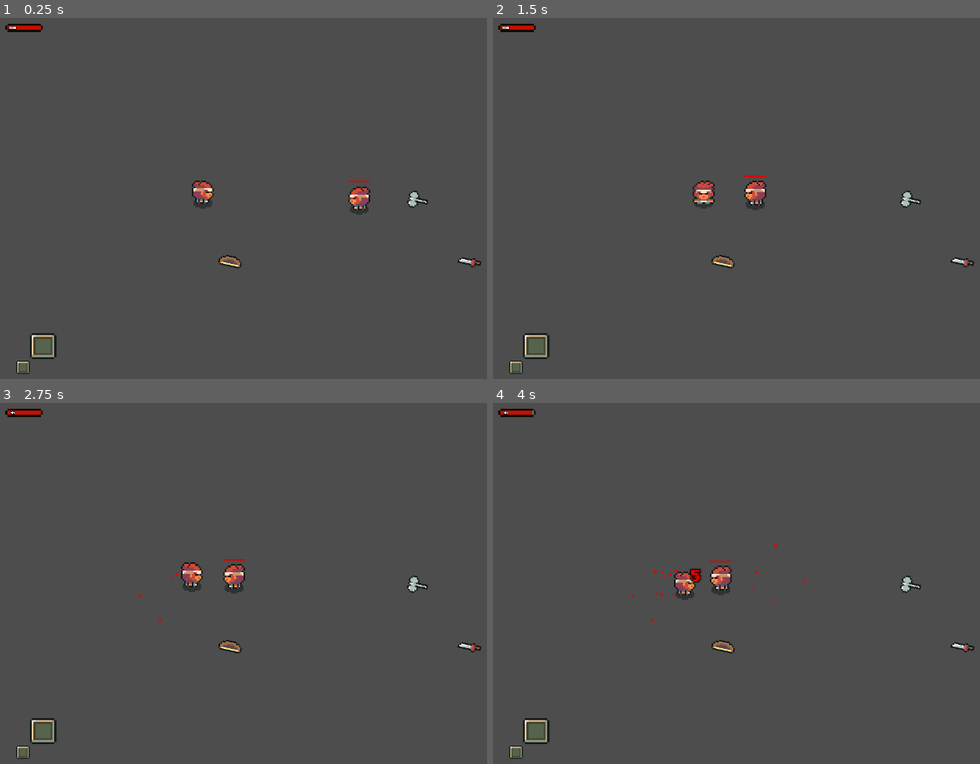
Above: before the commit, frames 1-4 (two rows, left to right).
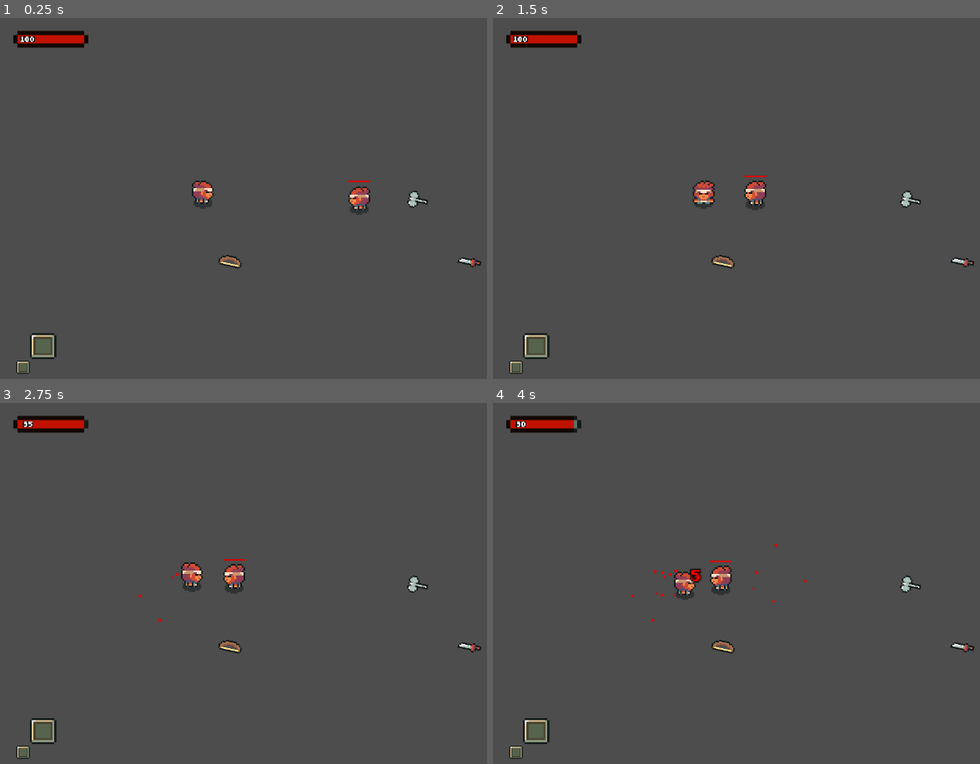
Above: after the commit, the same moments.

Repository: lucaslprimo/TheRPGProject
Game: Godot game, scene res://project/scenes/TestScene.tscn
The game is run twice, just before and just after one commit, with the same random seed, the same clock (stepped at 60 frames per second) and the same inputs.
Inputs (mouse positions are in pixels of both pictures, inside the frame that each line leads up to):
- Up to frame 1 (0.25 s): no input
- Up to frame 2 (1.5 s): move the mouse to (970, 184) at 0.52 s; hold Right (move_right) 0.53-1.28 s; hold F (interact) 0.53-1.28 s; click (970, 184) at 0.67 s; tap R (swap_weapons) at 0.8, 1.35 s; move the mouse to (692, 223) at 1.27 s; hold Down (move_down) from 1.28 s (still down)
- Up to frame 3 (2.75 s): tap F (interact) at 1.55 s; move the mouse to (399, 507) at 2.02 s; release Down (move_down) at 2.03 s; press the mouse at (399, 507) at 2.03 s; hold Right (move_right) from 2.03 s (still down); tap R (swap_weapons) at 2.3 s
- Up to frame 4 (4 s): tap Enter at 2.75 s; move the mouse to (790, 662) at 2.77 s; release Right (move_right) at 2.78 s; release the mouse at (790, 662) at 2.78 s; hold Up (move_up) 2.78-3.53 s; tap F (interact) at 2.85 s; click (790, 662) at 2.92 s; move the mouse to (outside the picture) at 3.52 s; hold Left (move_left) from 3.53 s (still down); hold Right mouse button (move) from 3.53 s (still down); tap R (swap_weapons) at 3.8 s

The runs differ from the first frame. In frame 1, 0.8% of the frame differs, in the area x 1-19%, y 1-9%; in frame 2, 0.8%; in frame 3, 0.8%; in frame 4, 0.8%.

Commit message:
Feat: Weapon Swap Finished

Diff:
--- a/project/scenes/HumanoidBase.tscn
+++ b/project/scenes/HumanoidBase.tscn
@@ -1427,6 +1427,7 @@
 atkcp = NodePath("../AttackingComponent")
 rangedcp = NodePath("../ShootingComponent")
 collectorcp = NodePath("../CollectorComponent")
+item_drop_template = ExtResource("25_ph6ji")
 starting_weapon_primary = ExtResource("26_f8gpl")
 starting_weapon_secondary = ExtResource("26_f8gpl")
 
@@ -1659,7 +1660,6 @@
 
 [node name="EquipmentCtrl" type="Node" parent="." node_paths=PackedStringArray("weapon_skin", "weapon_audio_player", "weapon_hit_player", "weapon_animation")]
 script = ExtResource("24_6cdaj")
-item_drop_template = ExtResource("25_ph6ji")
 weapon_skin = NodePath("../MeleeWeapon/WeaponSkin")
 weapon_audio_player = NodePath("../WeaponSound")
 weapon_hit_player = NodePath("../HitSound")
--- a/project/scenes/UI.tscn
+++ b/project/scenes/UI.tscn
@@ -49,6 +49,7 @@
 texture = ExtResource("3_8wq16")
 
 [node name="PlayerInfo" type="Node2D" parent="."]
+scale = Vector2(2, 2)
 
 [node name="TextureProgressBar" type="TextureProgressBar" parent="PlayerInfo"]
 anchors_preset = 15
--- a/project/scripts/humanoids/equipment_ctrl.gd
+++ b/project/scripts/humanoids/equipment_ctrl.gd
@@ -4,8 +4,6 @@
 const PICKUP_TEXT := "[F] to pickup "
 const MAX_WEAPON_SLOTS := 2
 
-@export var item_drop_template:PackedScene
-@export var inv:InventoryComponent
 @export var weapon_skin:Sprite2D
 @export var ui_pickup:Label
 
@@ -15,19 +13,15 @@
 
 var can_pickup:bool = false
 
-var equiped_weapons:Array = []
+var equiped_weapons:Array[WeaponData] = []
 var selected_weapon_slot = 1
-
-signal equiped_weapon(weapon:WeaponData)
-signal dropped_weapon()
 
 func _ready() -> void:
 	pass
 
-func starting_weapons(primary_weapon:WeaponData, secondary_weapon:WeaponData):
+func set_starting_weapons(primary_weapon:WeaponData, secondary_weapon:WeaponData):
 	equiped_weapons.append(primary_weapon)
 	equiped_weapons.append(secondary_weapon)
-	equip_new_weapon(primary_weapon)
 
 func allow_pickup(_info:String):
 	can_pickup = true
@@ -37,22 +31,6 @@
 	can_pickup = false
 	hide_ui()
 
-func pickup(weapon:WeaponData):
-	if not weapon:
-		return
-
-	drop_equiped_weapon()
-	equip_new_weapon(weapon)
-
-func drop_equiped_weapon():
-	if get_selected_weapon().name != "unarmed":
-		var drop:Item = item_drop_template.instantiate()
-		drop.data = get_selected_weapon()
-		drop.global_position = owner.global_position
-		get_tree().root.add_child(drop)
-		dropped_weapon.emit()
-
-
 func equip_new_weapon(weapon:WeaponData):
 	set_weapon_to_selected_slot(weapon)
 	weapon_animation.speed_scale = weapon.atk_speed
@@ -60,7 +38,6 @@
 	weapon_skin.flip_v = weapon.flip_v
 	weapon_audio_player.stream = weapon.weapon_sound
 	weapon_hit_player.stream = weapon.weapon_hit_sound
-	equiped_weapon.emit(weapon)
 
 func show_ui(item_name: String):
 	if ui_pickup:
@@ -77,7 +54,16 @@
 func set_weapon_to_selected_slot(weapon:WeaponData):
 	equiped_weapons[selected_weapon_slot-1] = weapon
 
+func get_unselected_weapon():
+	if selected_weapon_slot == 1:
+		return equiped_weapons[selected_weapon_slot]
+	else:
+		return equiped_weapons[0]
+
+
 func swap_weapon():
 	selected_weapon_slot+=1
 	if selected_weapon_slot > MAX_WEAPON_SLOTS:
 		selected_weapon_slot = 1
+
+	equip_new_weapon(get_selected_weapon())
--- a/project/scripts/humanoids/main_controller.gd
+++ b/project/scripts/humanoids/main_controller.gd
@@ -1,5 +1,7 @@
 class_name MainController
 extends Node
+
+const UNARMED_NAME := "unarmed"
 
 @export var player_ui:PlayerUI:
 	set(value):
@@ -10,16 +12,15 @@
 @export var atkcp:AttackingComponent
 @export var rangedcp:ShootingComponent
 @export var collectorcp:CollectorComponent
+@export var item_drop_template:PackedScene
 
 @export var starting_weapon_primary:WeaponData
 @export var starting_weapon_secondary:WeaponData
 
 
 func _ready() -> void:
-	equipment_ctrl.equiped_weapon.connect(_on_equiped_weapon)
-	equipment_ctrl.dropped_weapon.connect(_on_dropped_weapon)
-
-	equipment_ctrl.starting_weapons(starting_weapon_primary, starting_weapon_secondary)
+	equipment_ctrl.set_starting_weapons(starting_weapon_primary, starting_weapon_secondary)
+	_equip_weapon(starting_weapon_primary)
 
 	collectorcp.allow_pickup.connect(_on_allow_pickup)
 	collectorcp.deny_pickup.connect(_on_deny_pickup)
@@ -28,8 +29,22 @@
 
 	if player_ui:
 		player_ui.setup_hp(hpcp.max_hp)
+		player_ui.update_primary_slot(starting_weapon_primary)
+		player_ui.update_primary_slot(starting_weapon_secondary)
 
-func _on_equiped_weapon(_weapon:WeaponData):
+func _needs_swaping():
+	return equipment_ctrl.get_selected_weapon().name != UNARMED_NAME and equipment_ctrl.get_unselected_weapon().name == UNARMED_NAME
+
+func _equip_weapon(_weapon:WeaponData):
+	if _needs_swaping():
+		equipment_ctrl.swap_weapon()
+		if player_ui:
+			player_ui.swap_slots()
+	else:
+		_drop_weapon(equipment_ctrl.get_selected_weapon())
+
+	equipment_ctrl.equip_new_weapon(_weapon)
+
 	match _weapon.weapon_type:
 		WeaponData.WeaponType.MELEE:
 			atkcp.damage = _weapon.damage
@@ -38,6 +53,15 @@
 			rangedcp.damage = _weapon.damage
 			rangedcp.knockback_force = _weapon.knockback_force
 
+	if player_ui:
+		player_ui.update_primary_slot(_weapon)
+
+func _drop_weapon(_weapon:WeaponData):
+	if _weapon.name != UNARMED_NAME:
+		var drop:Item = item_drop_template.instantiate()
+		drop.data = _weapon
+		drop.global_position = owner.global_position
+		get_tree().root.add_child(drop)
 
 func _input(event: InputEvent) -> void:
 	if owner.is_in_group(&"players"):
@@ -45,7 +69,7 @@
 			var item = collectorcp.pickup()
 			if item is Item:
 				if item.data is WeaponData:
-					equipment_ctrl.pickup(item.data)
+					_equip_weapon(item.data)
 
 		if event.is_action_pressed("swap_weapons"):
 			equipment_ctrl.swap_weapon()
--- a/project/scripts/resources/item_data.gd
+++ b/project/scripts/resources/item_data.gd
@@ -7,6 +7,6 @@
 }
 
 @export var sprite:Texture2D
-@export var name = ""
-@export var description = ""
+@export var name := ""
+@export var description := ""
 @export var type:ItemType
--- a/project/scripts/ui_manager.gd
+++ b/project/scripts/ui_manager.gd
@@ -44,3 +44,10 @@
 	var temp = sprite_primary.texture
 	sprite_primary.texture = sprite_secondary.texture
 	sprite_secondary.texture = temp
+
+	var tween = create_tween()
+	var current_scale = sprite_primary.transform.get_scale().x
+
+	tween.tween_property(sprite_primary,"scale:x", current_scale + 0.3, 0.1).set_trans(Tween.TRANS_ELASTIC)
+	tween.tween_property(sprite_primary,"scale:x", current_scale, 0.1).set_trans(Tween.TRANS_ELASTIC)
+	tween.play()
Not shown, changed: project/ToDo.txt
Binary file added: project/assets/ui/Hit.png
Binary file added: project/assets/ui/Punch.png
